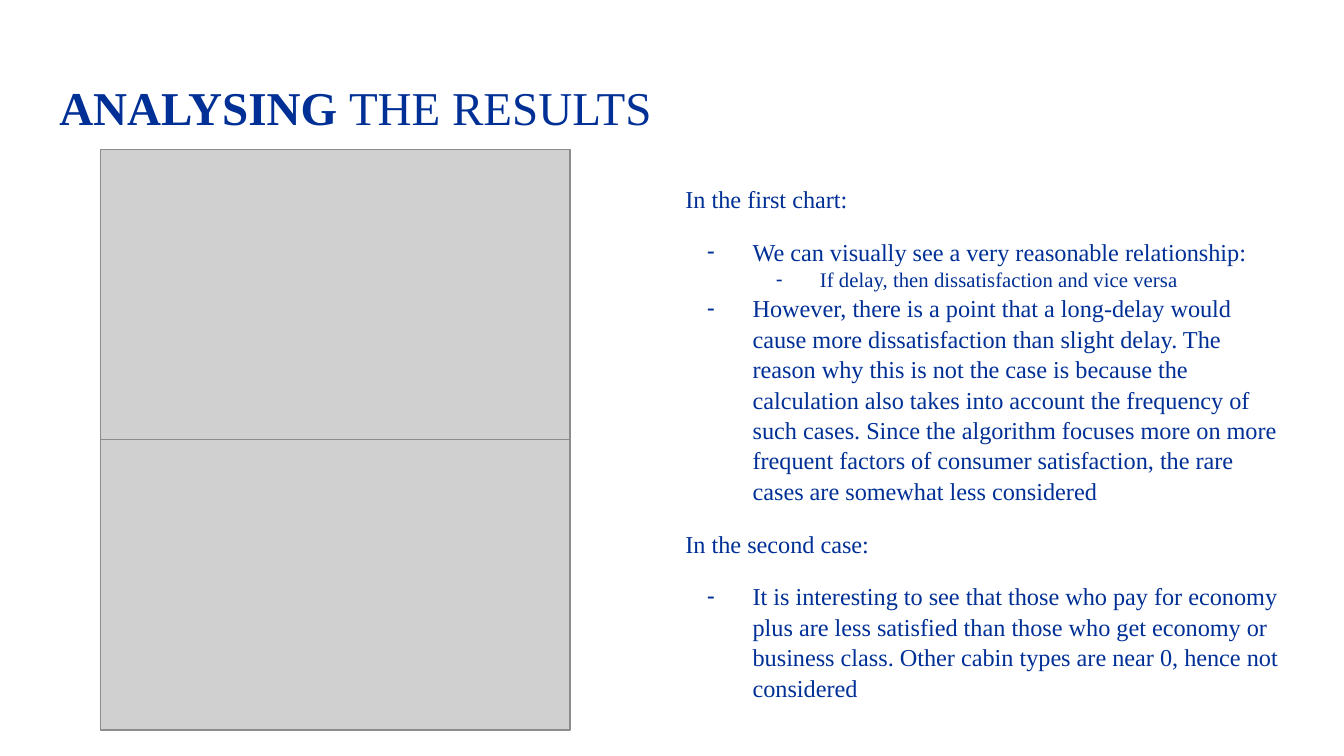
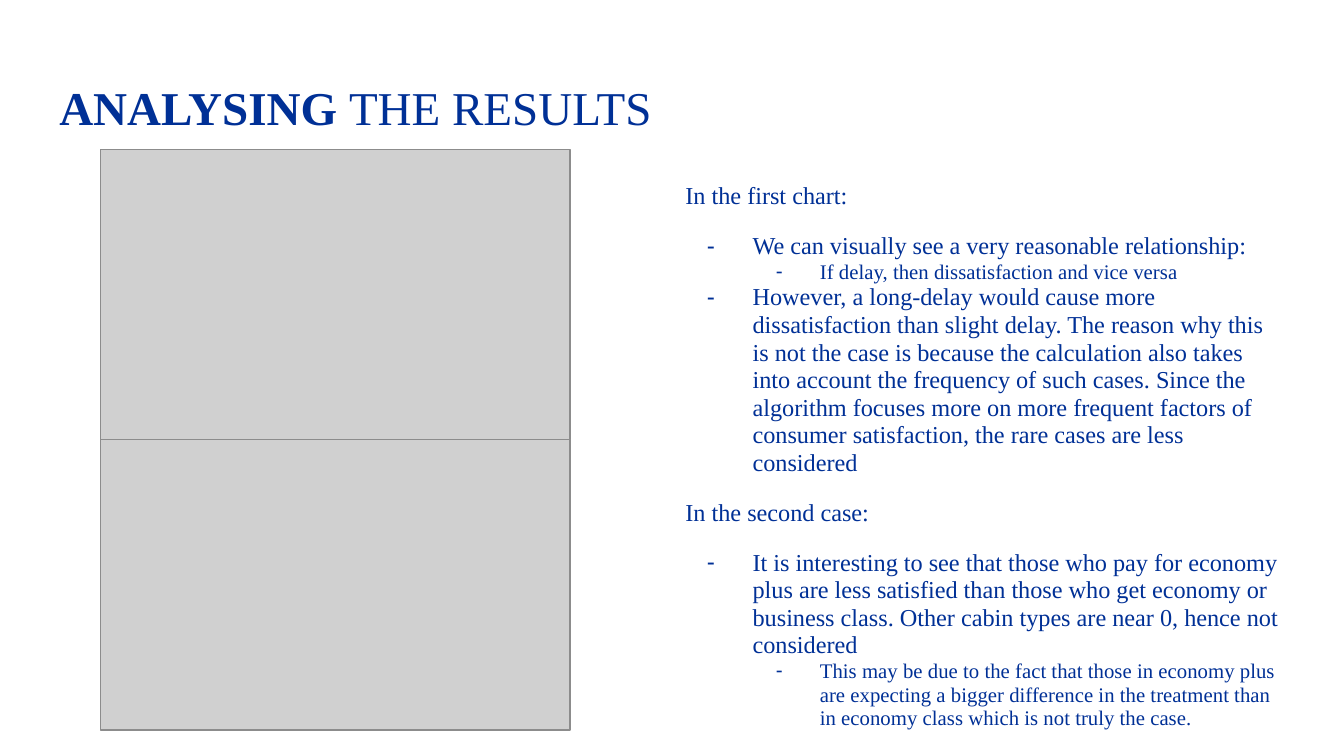
Before and after one commit to Gaurav7877/SkyHack_Hackathon, a slide deck: slide 9 of UA_Skyhack/2K20_MC_49_SkyHackPresentation.pptx. Drawn at 1344x756 pixels with LibreOffice and Linux fonts; fonts in the diff are those of the drawing; grey boxes stand for pictures. Boxes give left, top, right and bottom in pixels: in the first picture for what was removed or moved away, otherwise in the second. Text is boxed around its words. In the diff, an @@ line names an element or a change of style, - is before the commit and + after.

```diff
--- a/UA_Skyhack/2K20_MC_49_SkyHackPresentation.pptx
+++ b/UA_Skyhack/2K20_MC_49_SkyHackPresentation.pptx
@@ text at (685,187,1278,654): line spacing 1.05 to 0.95 @@
@@ text at (753,288,1263,472): text changed @@
-– However, there is a point that a long-delay would cause more dissatisfaction than slight delay. The reason why this is not the case is because the calculation also takes into account the frequency of such cases. Since the algorithm focuses more on more frequent factors of consumer satisfaction, the rare cases are somewhat less considered
+– However, a long-delay would cause more dissatisfaction than slight delay. The reason why this is not the case is because the calculation also takes into account the frequency of such cases. Since the algorithm focuses more on more frequent factors of consumer satisfaction, the rare cases are less considered
@@ text at (820,663,1275,730): paragraph added @@
+  – This may be due to the fact that those in economy plus are expecting a bigger difference in the treatment than in economy class which is not truly the case.
```
Also in this commit, not shown: 7 other slides changed, 1 slide added, 1 slide removed, 2 other files.
